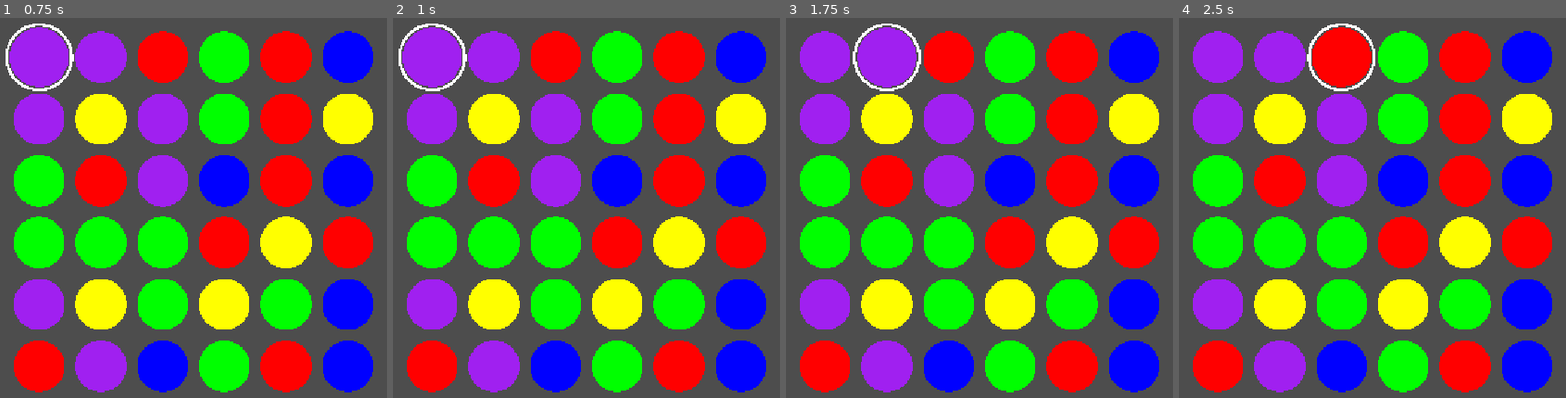
Above: before the commit, frames 1-4 (left to right).
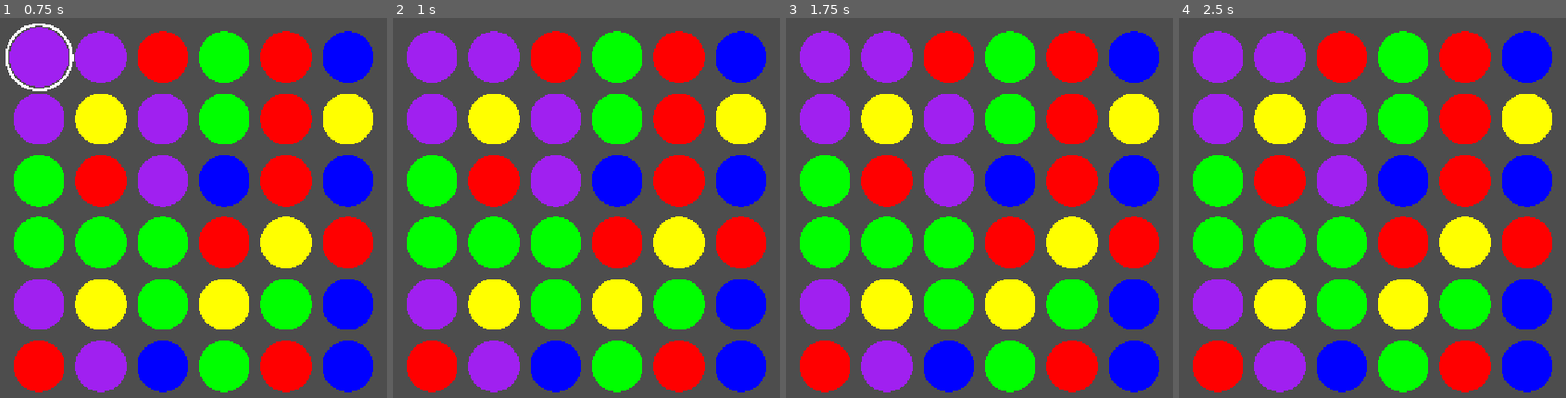
Above: after the commit, the same moments.

Repository: broyeralexandre219-lang/Nexus-Protocol
Game: Godot game, scene res://Scenes/Main/Main.tscn
Two runs of this game, one before a commit and one after it. Both use one fixed random seed, a clock stepped at 60 frames per second and the inputs below.
Inputs (mouse positions are in pixels of both pictures, inside the frame that each line leads up to):
- Up to frame 1 (0.75 s): tap Enter at 0.5 s; move the mouse to (38, 56) at 0.52 s; click (38, 56) at 0.67 s
- Up to frame 2 (1 s): no input
- Up to frame 3 (1.75 s): tap Space at 1.25 s; move the mouse to (886, 56) at 1.27 s; click (886, 56) at 1.42 s
- Up to frame 4 (2.5 s): tap Enter at 2 s; move the mouse to (1341, 56) at 2.02 s; click (1341, 56) at 2.17 s

Frame 1 is identical in both runs. In frame 2, 0.9% of the frame differs, in the area x 1-20%, y 1-20%; in frame 3, 0.9%; in frame 4, 0.9%.

Commit message:
v0.2.2 - Début du système de chaîne

Diff:
--- a/Scenes/Battle/Board.tscn
+++ b/Scenes/Battle/Board.tscn
@@ -10,3 +10,5 @@
 [node name="Line2D" type="Line2D" parent="." unique_id=995886317]
 width = 8.0
 antialiased = true
+
+[node name="ChainPreview" type="Node2D" parent="." unique_id=236505274]
--- a/Scripts/Core/board.gd
+++ b/Scripts/Core/board.gd
@@ -7,7 +7,11 @@
 const CELL_SIZE := 96.0
 
 var board = []
-var selected_core = null
+
+var chain = []
+var chain_color := -1
+
+@onready var line: Line2D = $Line2D
 
 
 func _ready():
@@ -17,6 +21,8 @@
 	initialize_board()
 
 	create_board()
+
+	line.clear_points()
 
 
 func initialize_board():
@@ -58,16 +64,65 @@
 
 			core.core_type = randi() % 5
 
-			core.core_clicked.connect(_on_core_clicked)
+			core.core_pressed.connect(_on_core_pressed)
+			core.core_hovered.connect(_on_core_hovered)
 
 			board[y][x] = core
 
 
-func _on_core_clicked(core):
+func _process(_delta):
 
-	if selected_core != null:
-		selected_core.set_selected(false)
+	if chain.size() > 0 and !Input.is_mouse_button_pressed(MOUSE_BUTTON_LEFT):
 
-	selected_core = core
+		print("Chaîne :", chain.size())
 
-	selected_core.set_selected(true)
+		clear_chain()
+
+
+func _on_core_pressed(core):
+
+	clear_chain()
+
+	chain_color = core.core_type
+
+	add_to_chain(core)
+
+
+func _on_core_hovered(core):
+
+	if core.core_type != chain_color:
+		return
+
+	if chain.has(core):
+		return
+
+	add_to_chain(core)
+
+
+func add_to_chain(core):
+
+	chain.append(core)
+
+	core.set_selected(true)
+
+	update_line()
+
+
+func clear_chain():
+
+	for core in chain:
+		core.set_selected(false)
+
+	chain.clear()
+
+	chain_color = -1
+
+	update_line()
+
+
+func update_line():
+
+	line.clear_points()
+
+	for core in chain:
+		line.add_point(core.position)
--- a/Scripts/Core/core.gd
+++ b/Scripts/Core/core.gd
@@ -1,6 +1,7 @@
 extends Area2D
 
-signal core_clicked(core)
+signal core_pressed(core)
+signal core_hovered(core)
 
 @export var core_type : int = 0
 
@@ -45,15 +46,24 @@
 	selected = value
 
 	if selected:
-		scale = Vector2(1.15, 1.15)
+		scale = Vector2.ONE * 1.15
 	else:
 		scale = Vector2.ONE
 
 	queue_redraw()
 
 
-func _input_event(viewport, event, shape_idx):
+func _input_event(_viewport, event, _shape_idx):
 
 	if event is InputEventMouseButton:
-		if event.button_index == MOUSE_BUTTON_LEFT and event.pressed:
-			core_clicked.emit(self)
+
+		if event.button_index == MOUSE_BUTTON_LEFT:
+
+			if event.pressed:
+				core_pressed.emit(self)
+
+
+func _on_mouse_entered():
+
+	if Input.is_mouse_button_pressed(MOUSE_BUTTON_LEFT):
+		core_hovered.emit(self)
